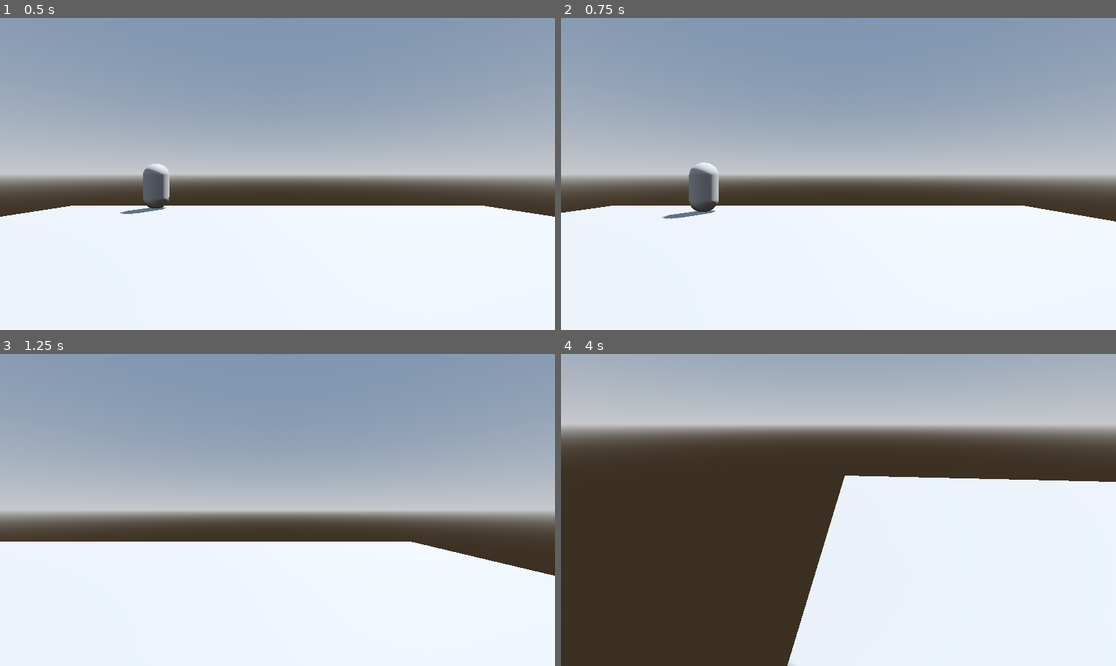
Above: before the commit, frames 1-4 (two rows, left to right).
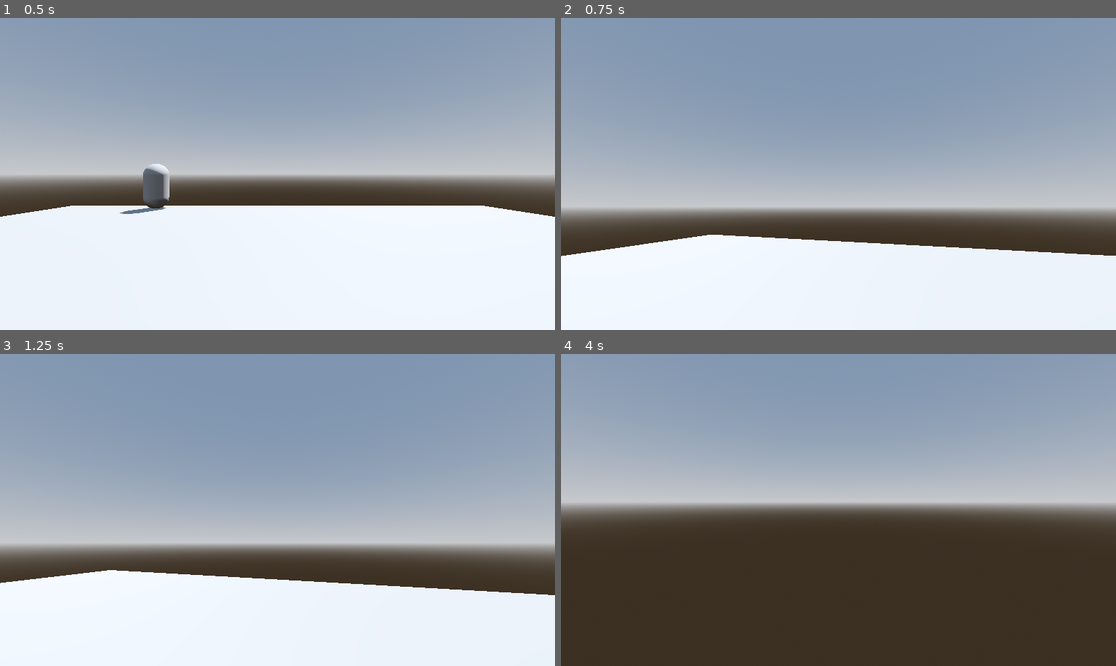
Above: after the commit, the same moments.

Repository: miyo6032/ScreamJam2023
Game: Godot game, scene res://Prototype/Scenes/controller_test.tscn
The game is run twice, just before and just after one commit, with the same random seed, the same clock (stepped at 60 frames per second) and the same inputs. The project has no main scene, so this scene is started directly.
Inputs (mouse positions are in pixels of both pictures, inside the frame that each line leads up to):
- Up to frame 1 (0.5 s): no input
- Up to frame 2 (0.75 s): move the mouse to (960, 158) at 0.52 s; hold D (right) from 0.53 s (still down); click (960, 158) at 0.67 s
- Up to frame 3 (1.25 s): keep holding D (right)
- Up to frame 4 (4 s): move the mouse to (810, 510) at 1.27 s; release D (right) at 1.28 s; hold W (forward) from 1.28 s (still down); move the mouse to (849, 503) at 2.02 s; move the mouse to (832, 516) at 2.77 s; move the mouse to (877, 513) at 3.52 s

Frame 1 is identical in both runs. In frame 2, 26% of the frame differs, in the area x 0-100%, y 42-77%; in frame 3, 26%; in frame 4, 77%, in the area x 0-100%, y 0-100%.

Commit message:
add headbob; add smooth stop; capture by default

Diff:
--- a/Scripts/PlayerMovement.gd
+++ b/Scripts/PlayerMovement.gd
@@ -1,14 +1,21 @@
 extends CharacterBody3D
 
-
+const STOP_SPEED = 8.0
 const SPEED = 5.0
 const JUMP_VELOCITY = 4.5
+const SENSITIVITY = 0.005
+const BOB_FREQ = 2.0
+const BOB_AMP = 0.1
+var bob_progress = 0.0
 
 # Get the gravity from the project settings to be synced with RigidBody nodes.
 var gravity = ProjectSettings.get_setting("physics/3d/default_gravity")
 
 @onready var neck := $Neck
 @onready var camera := $Neck/Camera3D
+
+func _ready():
+    Input.mouse_mode = Input.MOUSE_MODE_CAPTURED
 
 func _unhandled_input(event):
     if event is InputEventMouseButton:
@@ -17,24 +24,30 @@
         Input.mouse_mode = Input.MOUSE_MODE_VISIBLE
 
     if Input.mouse_mode == Input.MOUSE_MODE_CAPTURED and event is InputEventMouseMotion:
-        neck.rotate_y(-event.relative.x * 0.01)
-        camera.rotate_x(-event.relative.y * 0.01)
+        neck.rotate_y(-event.relative.x * SENSITIVITY)
+        camera.rotate_x(-event.relative.y * SENSITIVITY)
         camera.rotation.x = clamp(camera.rotation.x, deg_to_rad(-60), deg_to_rad(60))
 
 func _physics_process(delta):
-    # Add the gravity.
     if not is_on_floor():
         velocity.y -= gravity * delta
 
-    # Get the input direction and handle the movement/deceleration.
-    # As good practice, you should replace UI actions with custom gameplay actions.
     var input_dir = Input.get_vector("left", "right", "forward", "back")
     var direction = (neck.transform.basis * Vector3(input_dir.x, 0, input_dir.y)).normalized()
     if direction:
         velocity.x = direction.x * SPEED
         velocity.z = direction.z * SPEED
     else:
-        velocity.x = move_toward(velocity.x, 0, SPEED)
-        velocity.z = move_toward(velocity.z, 0, SPEED)
+        velocity.x = lerp(velocity.x, direction.x * SPEED, delta * STOP_SPEED)
+        velocity.z = lerp(velocity.z, direction.z * SPEED, delta * STOP_SPEED)
+
+    bob_progress += delta * velocity.length() * float(is_on_floor())
+    camera.transform.origin = headbob()
 
     move_and_slide()
+
+func headbob():
+    var pos = Vector3.ZERO
+    pos.y = sin(bob_progress * BOB_FREQ) * BOB_AMP
+    pos.x = sin(bob_progress * BOB_FREQ * 0.5) * BOB_AMP
+    return pos
